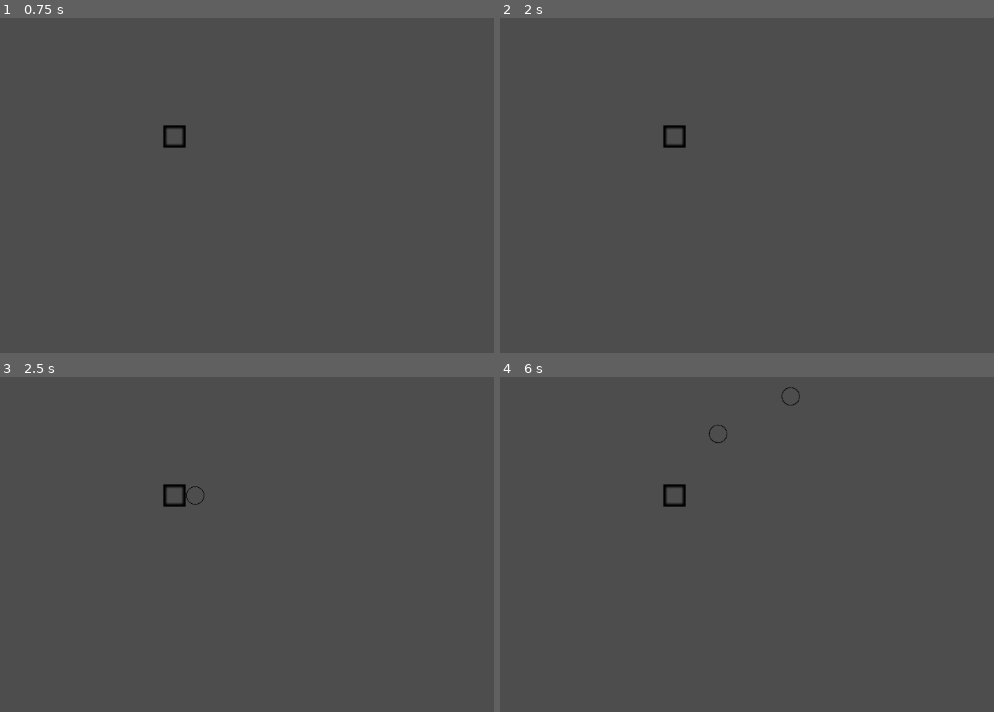
Above: before the commit, frames 1-4 (two rows, left to right).
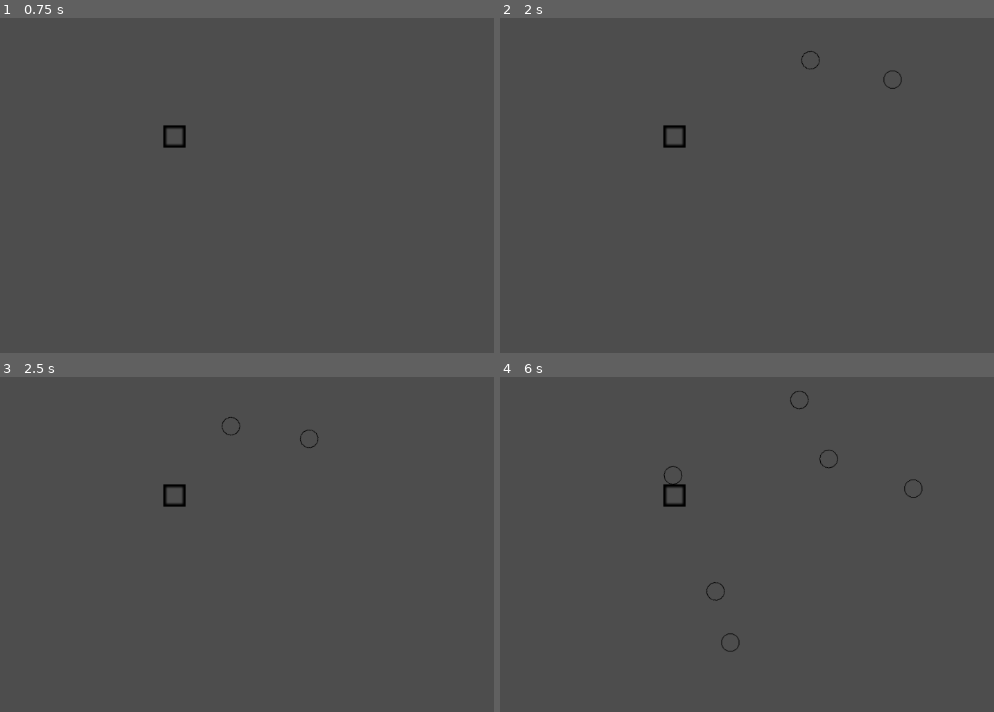
Above: after the commit, the same moments.

Repository: ROKAMETISM/Composition-Based-Practice-1
Game: Godot game, scene res://Scenes/level.tscn
Two runs of this game, one before a commit and one after it. Both use one fixed random seed, a clock stepped at 60 frames per second and the inputs below.
Inputs:
- Up to frame 1 (0.75 s): tap Enter at 0.5 s; hold D (move_right) from 0.53 s (still down)
- Up to frame 2 (2 s): tap Space at 1.25 s; release D (move_right) at 1.28 s; hold S (move_down) from 1.28 s (still down)
- Up to frame 3 (2.5 s): release S (move_down) at 2.03 s; hold D (move_right) from 2.03 s (still down)
- Up to frame 4 (6 s): tap Enter at 2.75 s; release D (move_right) at 2.78 s; hold W (move_up) 2.78-3.53 s; hold A (move_left) 3.53-5.03 s; hold S (move_down) 5.03-5.78 s; hold D (move_right) from 5.78 s (still down)

Frame 1 is identical in both runs. In frame 2, less than 0.1% of the frame differs, in the area x 60-82%, y 9-22%; in frame 3, less than 0.1%; in frame 4, 0.3%, in the area x 33-86%, y 2-83%.

Commit message:
Implement SpawnDistanceRange in EnemySpawndata

Diff:
--- a/Scripts/enemy_slow.gd
+++ b/Scripts/enemy_slow.gd
@@ -2,4 +2,4 @@
 
 func enemy_ai() -> void:
 	look_at(player.global_position)
-	velocity = Vector2(100.0, 0).rotated(rotation)
+	velocity = Vector2(64.0, 0).rotated(rotation)
--- a/Scripts/enemy_spawndata.gd
+++ b/Scripts/enemy_spawndata.gd
@@ -1,9 +1,16 @@
 extends Node
 
 var enemy_spawn_intervals : Dictionary
+var enemy_spawn_distance_range : Dictionary
+
+const enemy_slow = preload("res://Scenes/enemy_slow.tscn")
 
 func _ready() -> void:
-	enemy_spawn_intervals[preload("res://Scenes/enemy_slow.tscn")] = 2.0
+	enemy_spawn_intervals[enemy_slow] = 1.0
+	enemy_spawn_distance_range[enemy_slow] = Vector2(200, 400)
 
 func get_spawn_interval(enemy_type) -> float:
 	return enemy_spawn_intervals[enemy_type]
+
+func get_spawn_distance_range(enemy_type) -> Vector2:
+	return enemy_spawn_distance_range[enemy_type]
--- a/Scripts/enemy_spawner.gd
+++ b/Scripts/enemy_spawner.gd
@@ -19,7 +19,8 @@
 func _on_timer_timeout(enemy_type) -> void:
 	var enemy = enemy_type.instantiate()
 	var player_pos = player.global_position
-	var rand_vec = Vector2(randi_range(100, 200), 0).rotated(randf_range(0, 2*PI))
+	var spawn_distance_range = $EnemySpawndata.get_spawn_distance_range(enemy_type)
+	var rand_vec = Vector2(randi_range(spawn_distance_range.x, spawn_distance_range.y), 0).rotated(randf_range(0, 2*PI))
 	enemy.player = player
 	enemy.global_position = player_pos + rand_vec
 	get_parent().add_child(enemy)
